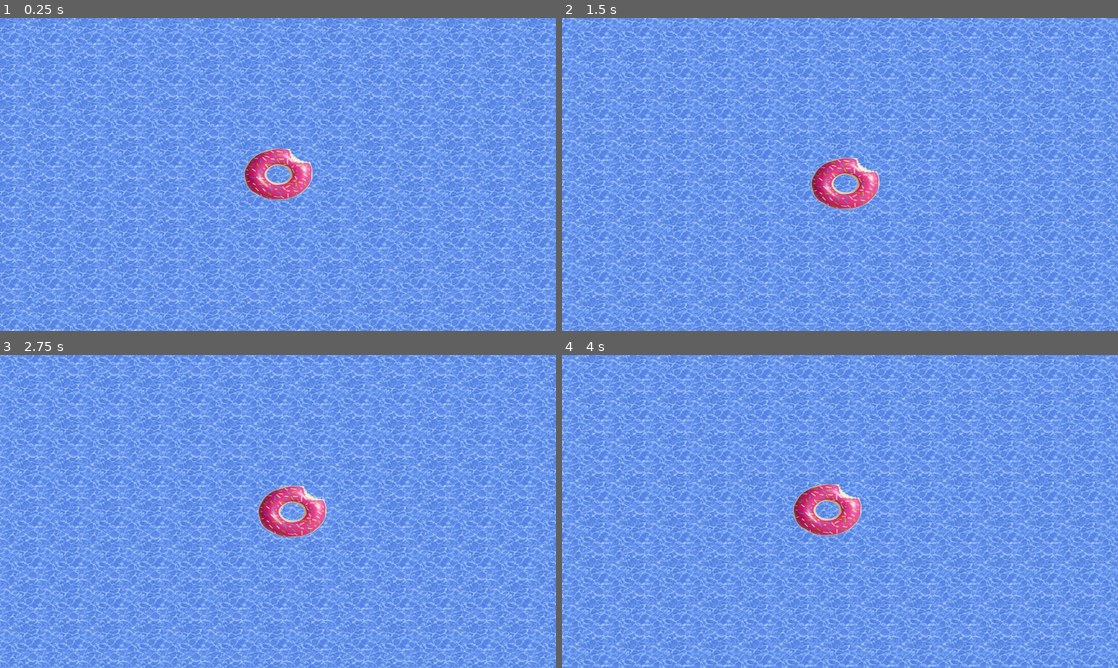
Above: before the commit, frames 1-4 (two rows, left to right).
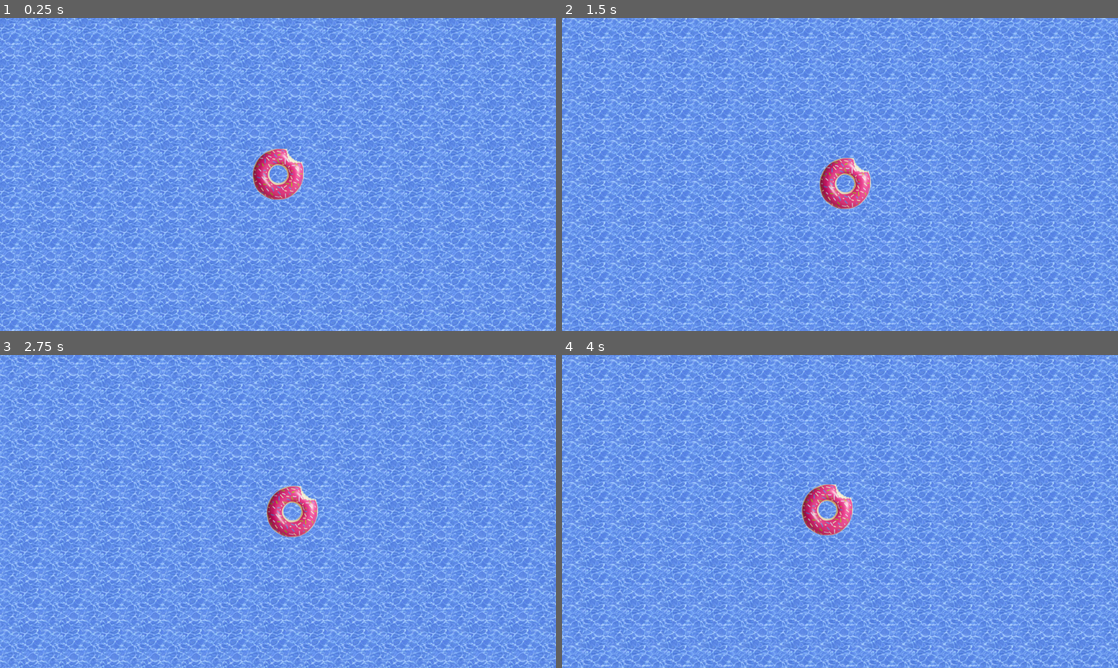
Above: after the commit, the same moments.

Repository: djalexkidd/wesh-bouee
Game: Godot game, scene res://scenes/Game.tscn
Two runs of this game, one before a commit and one after it. Both use one fixed random seed, a clock stepped at 60 frames per second and the inputs below.
Inputs:
- Up to frame 1 (0.25 s): no input
- Up to frame 2 (1.5 s): tap Enter at 0.5 s; hold Right (right) 0.53-1.28 s; hold Down (down) from 1.28 s (still down)
- Up to frame 3 (2.75 s): release Down (down) at 2.03 s; hold Right (right) from 2.03 s (still down)
- Up to frame 4 (4 s): release Right (right) at 2.78 s; hold Up (up) 2.78-3.53 s; hold Left (left) from 3.53 s (still down)

The runs differ from the first frame. In frame 1, 1.1% of the frame differs, in the area x 43-57%, y 41-58%; in frame 2, 1.1%; in frame 3, 1.1%, in the area x 46-59%, y 41-59%; in frame 4, 1.1%.

Commit message:
Correction taille sprite

Diff:
--- a/scenes/Player.tscn
+++ b/scenes/Player.tscn
@@ -3,9 +3,8 @@
 [ext_resource path="res://assets/player/bouee.png" type="Texture" id=1]
 [ext_resource path="res://scripts/Player.gd" type="Script" id=2]
 
-[sub_resource type="CapsuleShape2D" id=1]
-radius = 57.372
-height = 42.2362
+[sub_resource type="CircleShape2D" id=1]
+radius = 60.0
 
 [node name="Player" type="KinematicBody2D"]
 script = ExtResource( 2 )
@@ -14,5 +13,4 @@
 texture = ExtResource( 1 )
 
 [node name="CollisionShape2D" type="CollisionShape2D" parent="."]
-rotation = 1.5708
 shape = SubResource( 1 )
Binary file changed: assets/player/bouee.png
